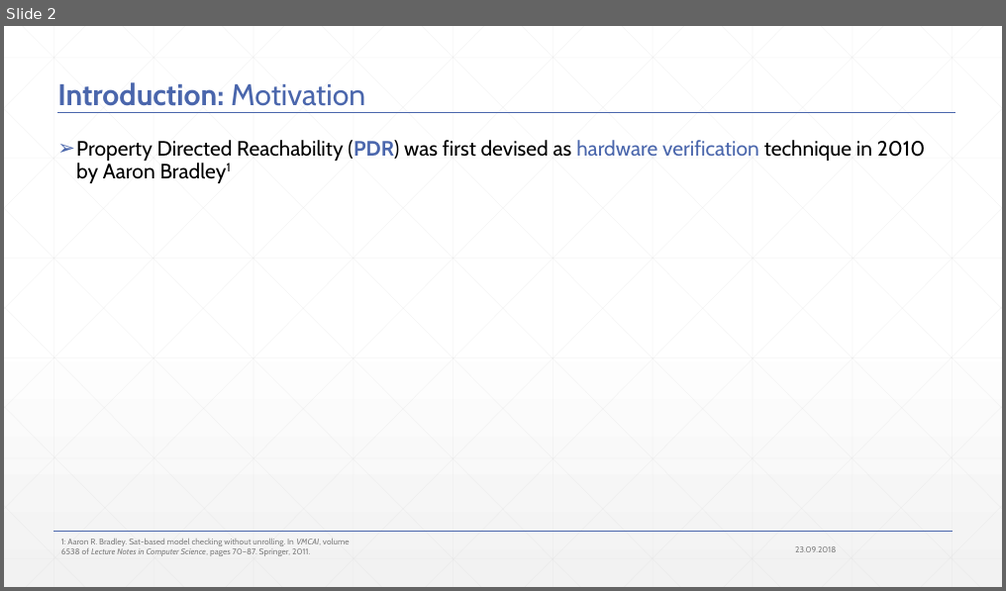
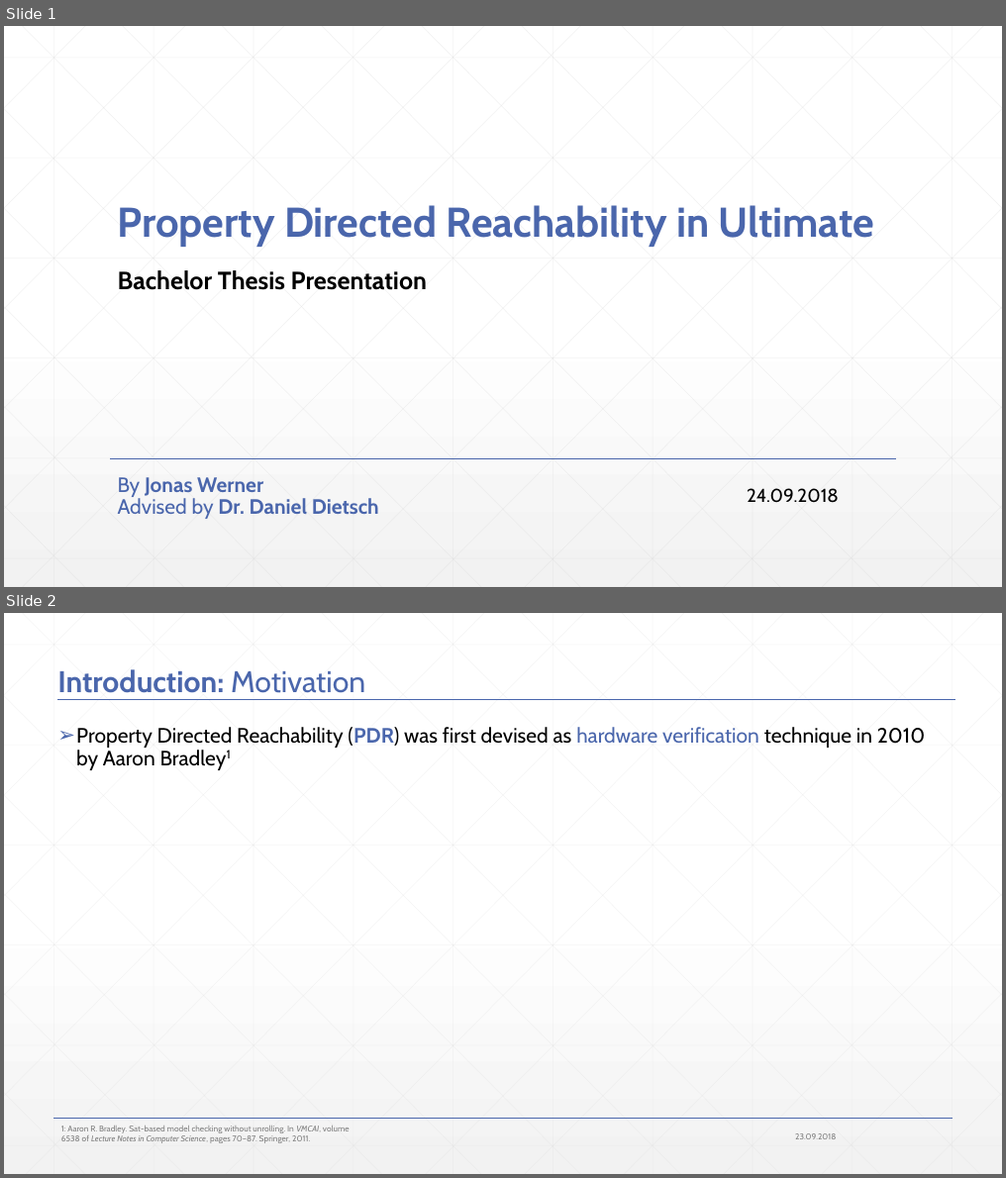
Before and after one commit to JonasWerner/BachelorThesis, a slide deck: Presentation/pdr_presentation_v2.pptx. Shown one above the other, each under a label of ours: slide 2 before the commit, slides 1 and 2 after it. The pictures are 1006x591 and 1006x1178 pixels, drawn with LibreOffice and Linux fonts; fonts in the diff are those of the drawing. Boxes give left, top, right and bottom in pixels: in the first picture for what was removed or moved away, otherwise in the second. Text is boxed around its words. In the diff, an @@ line names an element or a change of style, - is before the commit and + after.

```diff
--- a/Presentation/pdr_presentation_v2.pptx
+++ b/Presentation/pdr_presentation_v2.pptx
@@ slide 1 added at <box>4,26,1002,587</box>, background gradient #FFFFFF to #F2F2F2 @@
@@ title added at <box>118,205,875,290</box>, 40 pt, text #4A66AC, bold @@
+Property Directed Reachability in Ultimate
+Bachelor Thesis Presentation
@@ line added from (110, 460) to (896, 460), #4A66AC 1 pt @@
@@ subtitle added at <box>118,477,379,519</box>, 20 pt, text #4A66AC, bold @@
+By Jonas Werner
+Advised by Dr. Daniel Dietsch
@@ text added at <box>746,488,839,503</box>, 18 pt, text #000000 @@
+24.09.2018
@@ group added at <box>4,26,1002,587</box>: 46 lines @@
```
Also in this commit, not shown: 1 slide removed, 1 other file.
